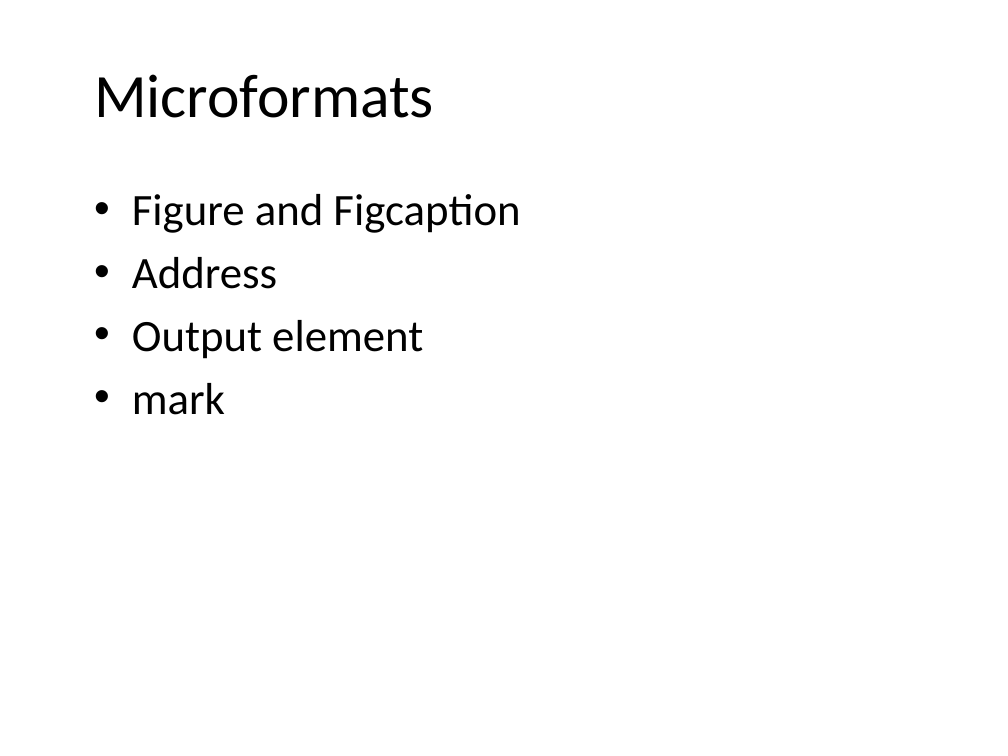
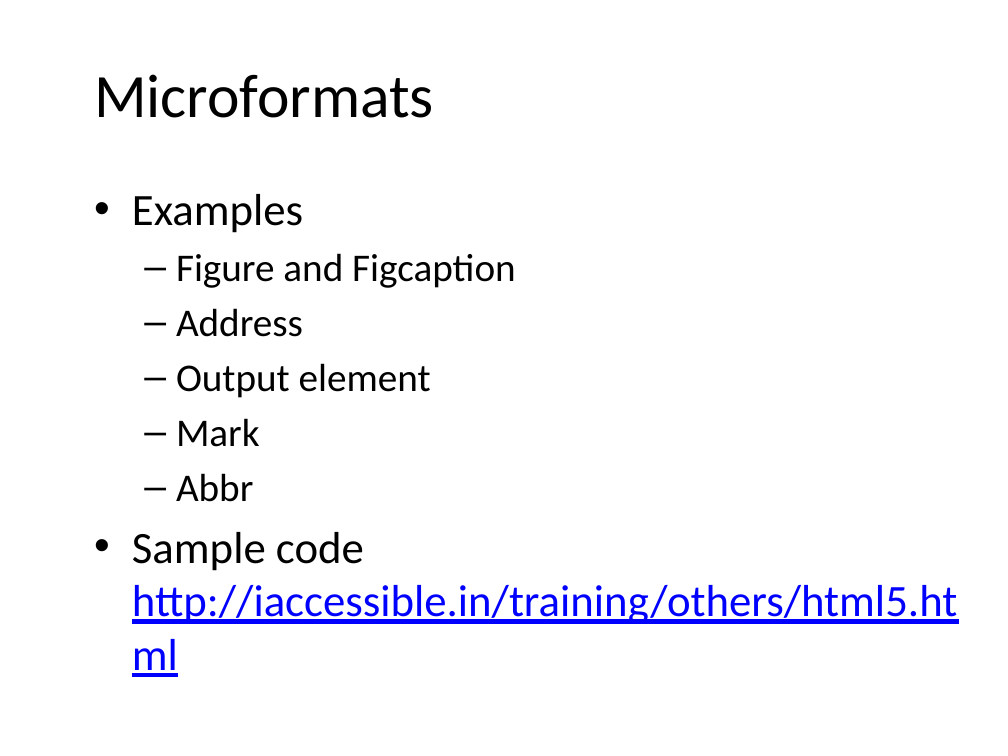
Before and after one commit to punchouty/accessibility, a slide deck: slide 29 of ppt/aria.pptx (slide 24 before the commit). Drawn at 1008x756 pixels with LibreOffice and Linux fonts; fonts in the diff are those of the drawing; background and template pictures are left out. Boxes give left, top, right and bottom in pixels: in the first picture for what was removed or moved away, otherwise in the second. Text is boxed around its words. In the diff, an @@ line names an element or a change of style, - is before the commit and + after.

Commit message:
Final version  for training on 19-20 nov

```diff
--- a/ppt/aria.pptx
+++ b/ppt/aria.pptx
@@ text at (132,194,303,233): paragraph added @@
+• Examples
@@ text at (176,253,516,398): size 32 to 28 pt in "Figure and Figcaption", "Address", "Output element"; bullet • to –; list level 1 to 2 in "Figure and Figcaption"; list level 1 to 2 in "Address"; list level 1 to 2 in "Output element" @@
@@ text at (132,418,957,624): text changed; text colour #000000 to #0000FF @@
-• mark
+  – Mark
+  – Abbr
+• Sample code http://iaccessible.in/training/others/html5.html
```
Also in this commit, not shown: 13 other slides changed, 9 slides added, 2 slides removed, 10 other files.
